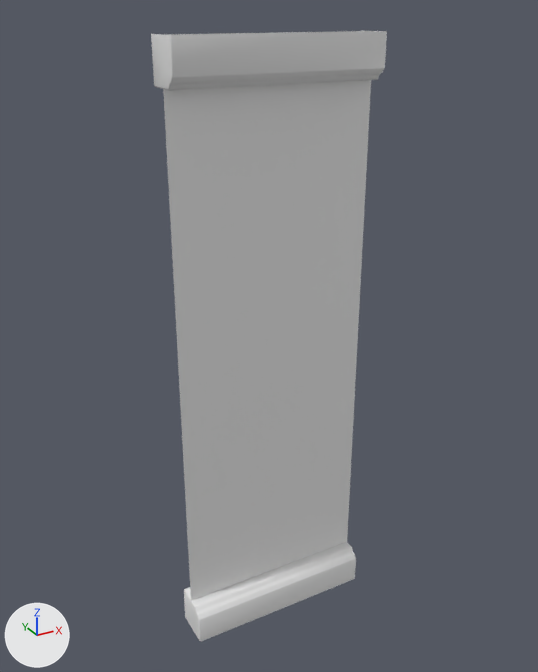
An edit to the FBX model Assets/Mesh/Modular/Mesh_Modular_Wall_3x1.fbx, drawn before and after from the same camera.
Rendered twice from a 50 mm lens placed at (-1.12, -2.9, 3.09), pointed at (0.5, 0.05, 1.61). Every picture has the same lights, and +X, +Y and +Z are marked at lower left.

Objects in the first picture: 'Madular_Wall_3x1'.
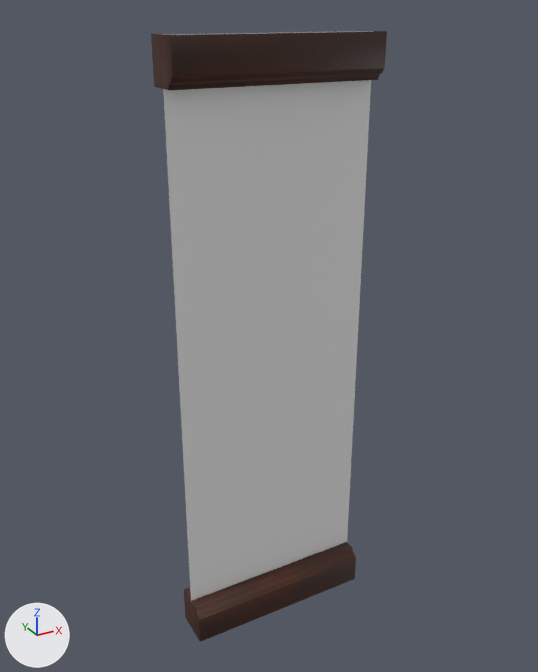
Where the change shows, as pixel boxes [x1, y1, x2, y2] in the pictures (538 x 672 px):
'Madular_Wall_3x1', surface changed (grey to brown)
    both: [151, 30, 387, 641]

What the commit changed:
Picture 'T_Mat_Tiling_Wood_v03_AlbedoTransparency.png' (img_t_mat_tiling_wood_v03_albedotransparency_png) is new.
In material 'Mat_Wood' (mat_mat_wood), base_color is no longer (0.8, 0.8, 0.8), white #e7e7e7.
In material 'Mat_Wood' (mat_mat_wood), roughness goes from 0.4 to 0.5.
In material 'Mat_Wood' (mat_mat_wood), texture is now set to img_t_mat_tiling_wood_v03_albedotransparency_png.
